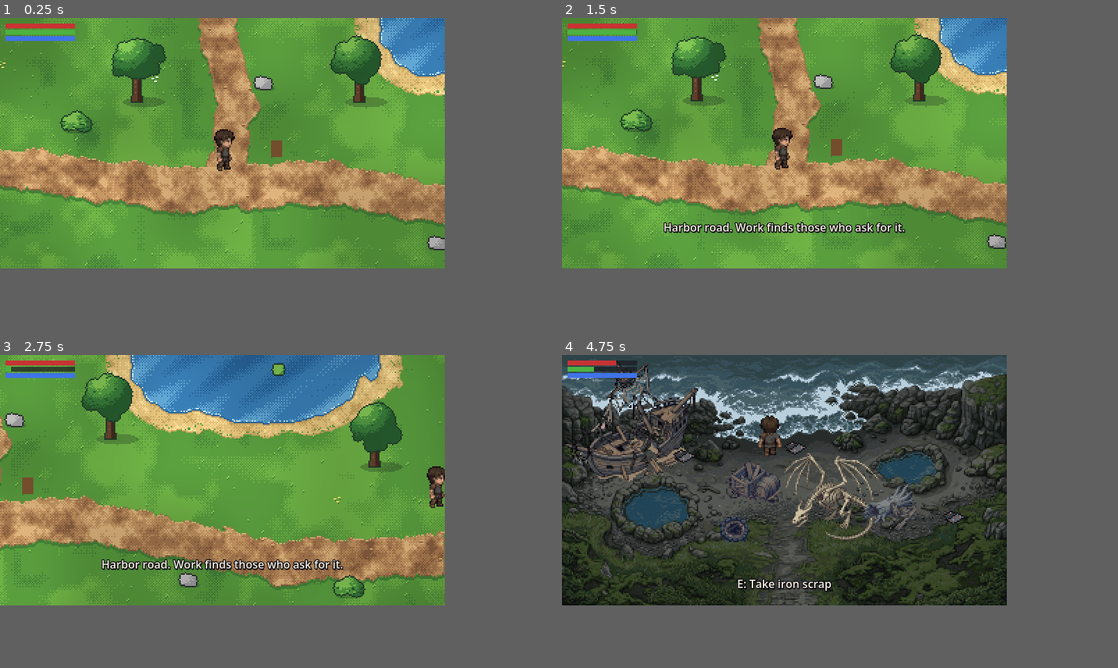
Above: before the commit, frames 1-4 (two rows, left to right).
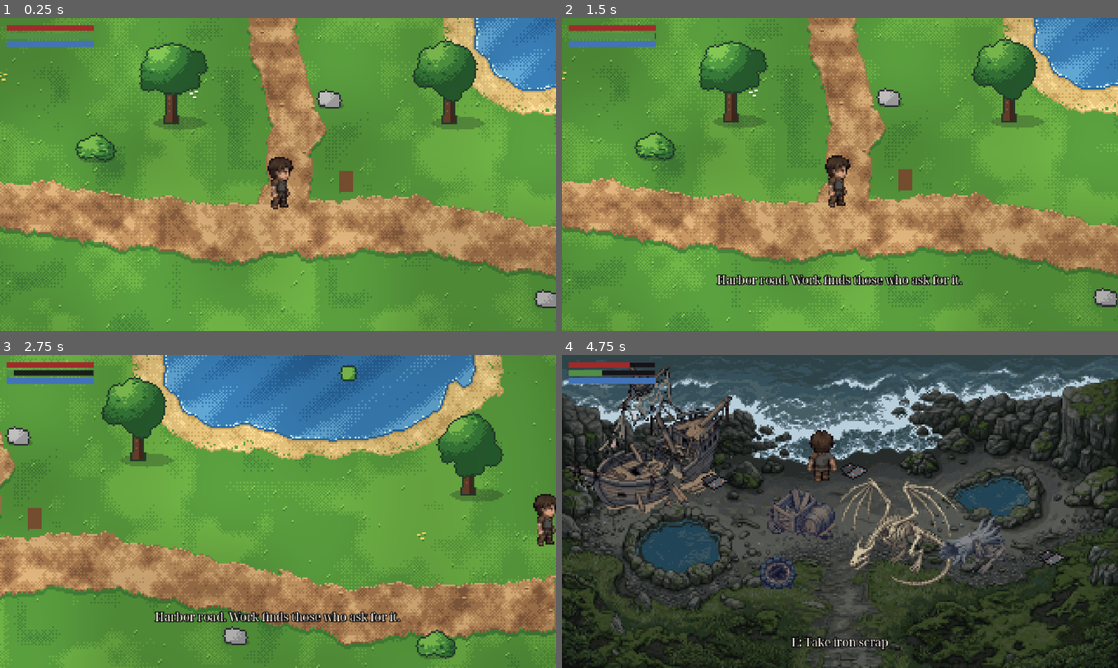
Above: after the commit, the same moments.

Repository: akhil-p-git/Rise-of-the-Wyverns
Game: Godot game, scene res://tests/run_tests.tscn
The game is run twice, just before and just after one commit, with the same random seed, the same clock (stepped at 60 frames per second) and the same inputs. This scene is started directly instead of the project's main scene.
Inputs (mouse positions are in pixels of both pictures, inside the frame that each line leads up to):
- Up to frame 1 (0.25 s): no input
- Up to frame 2 (1.5 s): tap Enter (ui_accept) at 0.5, 0.77 s; move the mouse to (884, 130) at 0.52 s; hold D (move_right) 0.53-1.25 s; hold E (interact) 0.53-1.25 s; click (884, 130) at 0.67 s; drag from (695, 155) to (823, 140) at 1.27 s
- Up to frame 3 (2.75 s): move the mouse to (266, 423) at 2.02 s; hold D (move_right) from 2.03 s (still down); tap 1 at 2.1 s
- Up to frame 4 (4.75 s): release D (move_right) at 2.75 s; drag from (762, 530) to (650, 442) at 2.77 s; move the mouse to (917, 517) at 3.52 s; hold A (move_left) 3.53-4.25 s; hold Shift (sprint) 3.53-4.25 s; tap Enter (ui_accept) at 3.77 s; drag from (650, 442) to (650, 508) at 4.27 s
In our replay, the window is 640x360 before the commit and 800x450 after it. These sizes can differ from the game's own. Grey fills any space a smaller window leaves; there, only what the larger window draws over its background counts as a difference.

The runs differ from the first frame. In frame 1, 57% of the frame differs, in the area x 0-100%, y 0-100%; in frame 2, 58%; in frame 3, 49%; in frame 4, 50%.

Commit message:
feat: add multi-resolution stretch, display settings, and grim theme

Diff:
--- /dev/null
+++ b/assets/ui/grim_theme.tres
@@ -0,0 +1,136 @@
+[gd_resource type="Theme" format=3]
+
+[ext_resource type="FontFile" path="res://assets/ui/NotoSerifDisplay-Medium.ttf" id="1_font"]
+
+[sub_resource type="StyleBoxFlat" id="panel_box"]
+content_margin_left = 10.0
+content_margin_top = 8.0
+content_margin_right = 10.0
+content_margin_bottom = 8.0
+bg_color = Color(0.07, 0.065, 0.09, 0.94)
+border_width_left = 2
+border_width_top = 2
+border_width_right = 2
+border_width_bottom = 2
+border_color = Color(0.58, 0.56, 0.53, 1)
+
+[sub_resource type="StyleBoxFlat" id="btn_normal"]
+content_margin_left = 10.0
+content_margin_top = 4.0
+content_margin_right = 10.0
+content_margin_bottom = 4.0
+bg_color = Color(0.09, 0.085, 0.11, 0.94)
+border_width_left = 1
+border_width_top = 1
+border_width_right = 1
+border_width_bottom = 1
+border_color = Color(0.58, 0.56, 0.53, 1)
+
+[sub_resource type="StyleBoxFlat" id="btn_hover"]
+content_margin_left = 10.0
+content_margin_top = 4.0
+content_margin_right = 10.0
+content_margin_bottom = 4.0
+bg_color = Color(0.15, 0.13, 0.16, 0.96)
+border_width_left = 1
+border_width_top = 1
+border_width_right = 1
+border_width_bottom = 1
+border_color = Color(0.78, 0.64, 0.36, 1)
+
+[sub_resource type="StyleBoxFlat" id="btn_focus"]
+content_margin_left = 10.0
+content_margin_top = 4.0
+content_margin_right = 10.0
+content_margin_bottom = 4.0
+bg_color = Color(0.17, 0.14, 0.13, 0.96)
+border_width_left = 2
+border_width_top = 2
+border_width_right = 2
+border_width_bottom = 2
+border_color = Color(0.78, 0.64, 0.36, 1)
+
+[sub_resource type="StyleBoxFlat" id="btn_pressed"]
+content_margin_left = 10.0
+content_margin_top = 4.0
+content_margin_right = 10.0
+content_margin_bottom = 4.0
+bg_color = Color(0.32, 0.1, 0.11, 0.96)
+border_width_left = 1
+border_width_top = 1
+border_width_right = 1
+border_width_bottom = 1
+border_color = Color(0.78, 0.64, 0.36, 1)
+
+[sub_resource type="StyleBoxFlat" id="btn_disabled"]
+content_margin_left = 10.0
+content_margin_top = 4.0
+content_margin_right = 10.0
+content_margin_bottom = 4.0
+bg_color = Color(0.06, 0.06, 0.07, 0.6)
+border_width_left = 1
+border_width_top = 1
+border_width_right = 1
+border_width_bottom = 1
+border_color = Color(0.24, 0.23, 0.26, 1)
+
+[sub_resource type="StyleBoxFlat" id="slider_bg"]
+content_margin_top = 4.0
+content_margin_bottom = 4.0
+bg_color = Color(0.055, 0.05, 0.07, 0.94)
+border_width_left = 1
+border_width_top = 1
+border_width_right = 1
+border_width_bottom = 1
+border_color = Color(0.58, 0.56, 0.53, 1)
+
+[sub_resource type="StyleBoxFlat" id="slider_fill"]
+content_margin_top = 4.0
+content_margin_bottom = 4.0
+bg_color = Color(0.62, 0.17, 0.17, 1)
+
+[sub_resource type="StyleBoxFlat" id="slider_fill_hi"]
+content_margin_top = 4.0
+content_margin_bottom = 4.0
+bg_color = Color(0.78, 0.64, 0.36, 1)
+
+[sub_resource type="StyleBoxFlat" id="bar_bg"]
+bg_color = Color(0.055, 0.05, 0.07, 0.88)
+border_width_left = 1
+border_width_top = 1
+border_width_right = 1
+border_width_bottom = 1
+border_color = Color(0.24, 0.23, 0.26, 1)
+
+[sub_resource type="StyleBoxFlat" id="bar_fill"]
+bg_color = Color(0.62, 0.17, 0.17, 1)
+
+[resource]
+default_font = ExtResource("1_font")
+default_font_size = 13
+Button/colors/font_color = Color(0.92, 0.89, 0.82, 1)
+Button/colors/font_disabled_color = Color(0.58, 0.56, 0.53, 0.55)
+Button/colors/font_focus_color = Color(0.78, 0.64, 0.36, 1)
+Button/colors/font_hover_color = Color(0.78, 0.64, 0.36, 1)
+Button/colors/font_hover_pressed_color = Color(0.92, 0.89, 0.82, 1)
+Button/colors/font_pressed_color = Color(0.92, 0.89, 0.82, 1)
+Button/font_sizes/font_size = 13
+Button/styles/disabled = SubResource("btn_disabled")
+Button/styles/focus = SubResource("btn_focus")
+Button/styles/hover = SubResource("btn_hover")
+Button/styles/normal = SubResource("btn_normal")
+Button/styles/pressed = SubResource("btn_pressed")
+HSlider/styles/grabber_area = SubResource("slider_fill")
+HSlider/styles/grabber_area_highlight = SubResource("slider_fill_hi")
+HSlider/styles/slider = SubResource("slider_bg")
+Label/colors/font_color = Color(0.92, 0.89, 0.82, 1)
+Label/colors/font_outline_color = Color(0.04, 0.035, 0.055, 1)
+Label/colors/font_shadow_color = Color(0, 0, 0, 0.65)
+Label/constants/outline_size = 4
+Label/constants/shadow_offset_x = 1
+Label/constants/shadow_offset_y = 1
+Label/font_sizes/font_size = 13
+Panel/styles/panel = SubResource("panel_box")
+PanelContainer/styles/panel = SubResource("panel_box")
+ProgressBar/styles/background = SubResource("bar_bg")
+ProgressBar/styles/fill = SubResource("bar_fill")
--- a/project.godot
+++ b/project.godot
@@ -22,7 +22,10 @@
 
 window/size/viewport_width=640
 window/size/viewport_height=360
+window/size/window_width_override=1280
+window/size/window_height_override=720
 window/stretch/mode="canvas_items"
+window/stretch/aspect="keep"
 
 [editor_plugins]
 
@@ -74,3 +77,4 @@
 textures/canvas_textures/default_texture_filter=0
 renderer/rendering_method="gl_compatibility"
 renderer/rendering_method.mobile="gl_compatibility"
+environment/defaults/default_clear_color=Color(0.04, 0.035, 0.055, 1)
--- a/scenes/intro/intro.tscn
+++ b/scenes/intro/intro.tscn
@@ -7,6 +7,7 @@
 [ext_resource type="Texture2D" path="res://assets/intro/ship.png" id="5_ship"]
 [ext_resource type="Texture2D" path="res://assets/intro/ship_broken.png" id="6_broken"]
 [ext_resource type="Texture2D" path="res://assets/intro/raindrop.png" id="8_rain"]
+[ext_resource type="Theme" path="res://assets/ui/grim_theme.tres" id="9_theme"]
 
 [sub_resource type="ShaderMaterial" id="storm_water"]
 shader = ExtResource("4_water")
@@ -96,9 +97,7 @@
 grow_horizontal = 2
 grow_vertical = 0
 modulate = Color(1, 1, 1, 0)
-theme_override_colors/font_color = Color(0.96, 0.94, 0.88, 1)
-theme_override_colors/font_outline_color = Color(0.02, 0.03, 0.06, 1)
-theme_override_constants/outline_size = 5
+theme = ExtResource("9_theme")
 text = "The ship went down with everyone aboard. Everyone but you."
 horizontal_alignment = 1
 vertical_alignment = 1
@@ -115,7 +114,8 @@
 offset_bottom = -6.0
 grow_horizontal = 0
 grow_vertical = 0
-theme_override_colors/font_color = Color(1, 1, 1, 0.45)
+theme = ExtResource("9_theme")
+theme_override_colors/font_color = Color(0.58, 0.56, 0.53, 0.7)
 theme_override_font_sizes/font_size = 11
-text = "Space to skip"
+text = "Space: skip"
 horizontal_alignment = 2
--- a/scenes/ui/dialogue_box.tscn
+++ b/scenes/ui/dialogue_box.tscn
@@ -1,14 +1,7 @@
 [gd_scene format=3]
 
 [ext_resource type="Script" path="res://scripts/ui/dialogue_box.gd" id="1_box"]
-
-[sub_resource type="StyleBoxFlat" id="panel_style"]
-bg_color = Color(0.07, 0.06, 0.09, 0.93)
-border_width_left = 2
-border_width_top = 2
-border_width_right = 2
-border_width_bottom = 2
-border_color = Color(0.55, 0.45, 0.3, 1)
+[ext_resource type="Theme" path="res://assets/ui/grim_theme.tres" id="2_theme"]
 
 [node name="DialogueBox" type="CanvasLayer"]
 layer = 5
@@ -20,12 +13,12 @@
 anchor_right = 1.0
 anchor_bottom = 1.0
 offset_left = 20.0
-offset_top = -122.0
+offset_top = -126.0
 offset_right = -20.0
 offset_bottom = -10.0
 grow_horizontal = 2
 grow_vertical = 0
-theme_override_styles/panel = SubResource("panel_style")
+theme = ExtResource("2_theme")
 
 [node name="Margin" type="MarginContainer" parent="Panel"]
 layout_mode = 2
@@ -40,24 +33,23 @@
 
 [node name="Name" type="Label" parent="Panel/Margin/Box"]
 layout_mode = 2
-theme_override_colors/font_color = Color(0.9, 0.75, 0.45, 1)
+theme_override_colors/font_color = Color(0.78, 0.64, 0.36, 1)
 theme_override_font_sizes/font_size = 13
 
 [node name="Text" type="Label" parent="Panel/Margin/Box"]
-custom_minimum_size = Vector2(0, 46)
+custom_minimum_size = Vector2(0, 44)
 layout_mode = 2
-theme_override_colors/font_color = Color(0.96, 0.94, 0.88, 1)
-theme_override_font_sizes/font_size = 14
+theme_override_font_sizes/font_size = 13
 autowrap_mode = 3
 
 [node name="Choices" type="VBoxContainer" parent="Panel/Margin/Box"]
 visible = false
 layout_mode = 2
-theme_override_constants/separation = 0
+theme_override_constants/separation = 2
 
 [node name="Hint" type="Label" parent="Panel/Margin/Box"]
 visible = false
 layout_mode = 2
-theme_override_colors/font_color = Color(0.6, 0.58, 0.55, 1)
+theme_override_colors/font_color = Color(0.58, 0.56, 0.53, 1)
 theme_override_font_sizes/font_size = 10
 horizontal_alignment = 2
--- a/scenes/ui/hud.tscn
+++ b/scenes/ui/hud.tscn
@@ -1,18 +1,24 @@
 [gd_scene format=3]
 
 [ext_resource type="Script" path="res://scripts/ui/hud.gd" id="1_hud"]
+[ext_resource type="Theme" path="res://assets/ui/grim_theme.tres" id="2_theme"]
 
 [sub_resource type="StyleBoxFlat" id="bar_bg"]
-bg_color = Color(0.1, 0.1, 0.12, 0.7)
+bg_color = Color(0.055, 0.05, 0.07, 0.88)
+border_width_left = 1
+border_width_top = 1
+border_width_right = 1
+border_width_bottom = 1
+border_color = Color(0.24, 0.23, 0.26, 1)
 
 [sub_resource type="StyleBoxFlat" id="fill_health"]
-bg_color = Color(0.78, 0.2, 0.2, 1)
+bg_color = Color(0.62, 0.17, 0.17, 1)
 
 [sub_resource type="StyleBoxFlat" id="fill_stamina"]
-bg_color = Color(0.3, 0.7, 0.25, 1)
+bg_color = Color(0.32, 0.56, 0.28, 1)
 
 [sub_resource type="StyleBoxFlat" id="fill_mana"]
-bg_color = Color(0.25, 0.45, 0.9, 1)
+bg_color = Color(0.26, 0.45, 0.72, 1)
 
 [node name="Hud" type="CanvasLayer"]
 script = ExtResource("1_hud")
@@ -22,6 +28,7 @@
 offset_top = 8.0
 offset_right = 108.0
 offset_bottom = 34.0
+theme = ExtResource("2_theme")
 theme_override_constants/separation = 2
 
 [node name="Health" type="ProgressBar" parent="Bars"]
@@ -57,12 +64,7 @@
 offset_bottom = -46.0
 grow_horizontal = 2
 grow_vertical = 0
-theme_override_colors/font_color = Color(0.96, 0.94, 0.88, 1)
-theme_override_colors/font_outline_color = Color(0.05, 0.04, 0.07, 1)
-theme_override_colors/font_shadow_color = Color(0, 0, 0, 0.6)
-theme_override_constants/outline_size = 5
-theme_override_constants/shadow_offset_x = 1
-theme_override_constants/shadow_offset_y = 2
+theme = ExtResource("2_theme")
 horizontal_alignment = 1
 vertical_alignment = 1
 autowrap_mode = 3
@@ -76,12 +78,7 @@
 offset_bottom = -20.0
 grow_horizontal = 2
 grow_vertical = 0
-theme_override_colors/font_color = Color(0.96, 0.94, 0.88, 1)
-theme_override_colors/font_outline_color = Color(0.05, 0.04, 0.07, 1)
-theme_override_colors/font_shadow_color = Color(0, 0, 0, 0.6)
-theme_override_constants/outline_size = 5
-theme_override_constants/shadow_offset_x = 1
-theme_override_constants/shadow_offset_y = 2
+theme = ExtResource("2_theme")
 horizontal_alignment = 1
 vertical_alignment = 1
 
@@ -97,12 +94,7 @@
 offset_right = -8.0
 offset_bottom = 60.0
 grow_horizontal = 0
-theme_override_colors/font_color = Color(0.96, 0.94, 0.88, 1)
-theme_override_colors/font_outline_color = Color(0.05, 0.04, 0.07, 1)
-theme_override_colors/font_shadow_color = Color(0, 0, 0, 0.6)
-theme_override_constants/outline_size = 5
-theme_override_constants/shadow_offset_x = 1
-theme_override_constants/shadow_offset_y = 2
+theme = ExtResource("2_theme")
 theme_override_font_sizes/font_size = 11
 horizontal_alignment = 2
 autowrap_mode = 3
--- a/scenes/world/crossholm_road.tscn
+++ b/scenes/world/crossholm_road.tscn
@@ -237,7 +237,7 @@
 collision_mask = 1
 script = ExtResource("14_script")
 flag = "reached_crossholm"
-message = "Crossholm, at last: torches, spears and a gate that does not open. The captain will hear you out. (This is as far as the story goes so far.)"
+message = "Crossholm, at last: torches, spears and a gate that does not open. The captain will hear you out."
 
 [node name="Shape" type="CollisionShape2D" parent="Zones/GateZone"]
 shape = SubResource("rectangleshape2d_10")
--- a/scripts/game/game.gd
+++ b/scripts/game/game.gd
@@ -1,12 +1,16 @@
 extends Node
-## Autoload. Holds what must survive scene changes (story state, the player's stats) and
-## moves the player between scenes with a fade.
+## Autoload. Holds what must survive scene changes (story state, the player's stats,
+## display settings) and moves the player between scenes with a fade.
 
 const STORY_PATH := "res://data/story.json"
+const SETTINGS_PATH := "user://settings.cfg"
+const THEME_PATH := "res://assets/ui/grim_theme.tres"
 const FADE_SECONDS := 0.35
 
 var state: GameState
 var stats := Stats.new()
+var fullscreen := false
+var vsync := true
 
 var _spawn := ""
 var _changing := false
@@ -15,6 +19,10 @@
 
 func _ready() -> void:
 	reset()
+	load_settings()
+	var theme := load(THEME_PATH) as Theme
+	if theme and get_tree() and get_tree().root:
+		get_tree().root.theme = theme
 	var layer := CanvasLayer.new()
 	layer.layer = 100
 	_fade.color = Color(0, 0, 0, 0)
@@ -24,11 +32,74 @@
 	add_child(layer)
 
 
+func _unhandled_input(event: InputEvent) -> void:
+	if event is InputEventKey and event.pressed and not event.echo:
+		if event.keycode == KEY_F11 or (event.keycode == KEY_ENTER and event.alt_pressed):
+			get_viewport().set_input_as_handled()
+			toggle_fullscreen()
+
+
 ## Starts a fresh game: no flags, no items, no quests, full health.
 func reset() -> void:
 	state = GameState.new(StoryData.load_json(STORY_PATH))
 	stats = Stats.new()
 	_spawn = ""
+
+
+func set_fullscreen(enabled: bool, path := SETTINGS_PATH) -> void:
+	fullscreen = enabled
+	_apply_display_settings()
+	save_settings(path)
+
+
+func toggle_fullscreen(path := SETTINGS_PATH) -> void:
+	set_fullscreen(not fullscreen, path)
+
+
+func set_vsync(enabled: bool, path := SETTINGS_PATH) -> void:
+	vsync = enabled
+	_apply_display_settings()
+	save_settings(path)
+
+
+func toggle_vsync(path := SETTINGS_PATH) -> void:
+	set_vsync(not vsync, path)
+
+
+func save_settings(path := SETTINGS_PATH) -> void:
+	var cfg := ConfigFile.new()
+	cfg.load(path)
+	cfg.set_value("display", "fullscreen", fullscreen)
+	cfg.set_value("display", "vsync", vsync)
+	cfg.save(path)
+
+
+func load_settings(path := SETTINGS_PATH) -> void:
+	var cfg := ConfigFile.new()
+	if cfg.load(path) == OK:
+		fullscreen = bool(cfg.get_value("display", "fullscreen", false))
+		vsync = bool(cfg.get_value("display", "vsync", true))
+	else:
+		fullscreen = false
+		vsync = true
+	_apply_display_settings()
+
+
+func _apply_display_settings() -> void:
+	if DisplayServer.get_name() == "headless":
+		return
+	var target_mode := (
+		DisplayServer.WINDOW_MODE_FULLSCREEN
+		if fullscreen
+		else DisplayServer.WINDOW_MODE_WINDOWED
+	)
+	if DisplayServer.window_get_mode() != target_mode:
+		DisplayServer.window_set_mode(target_mode)
+	var target_vsync := (
+		DisplayServer.VSYNC_ENABLED if vsync else DisplayServer.VSYNC_DISABLED
+	)
+	if DisplayServer.window_get_vsync_mode() != target_vsync:
+		DisplayServer.window_set_vsync_mode(target_vsync)
 
 
 ## Fades out, loads the scene, and fades in; the new scene calls `take_spawn()` to find its
--- a/scripts/ui/dialogue_box.gd
+++ b/scripts/ui/dialogue_box.gd
@@ -98,7 +98,6 @@
 		var button := Button.new()
 		button.text = "%d. %s" % [i + 1, options[i]["text"]]
 		button.alignment = HORIZONTAL_ALIGNMENT_LEFT
-		button.flat = true
 		button.pressed.connect(_choose.bind(i))
 		_choices.add_child(button)
 	_choices.show()
--- /dev/null
+++ b/scripts/ui/grim_palette.gd
@@ -0,0 +1,21 @@
+class_name GrimPalette
+extends RefCounted
+## Single source of truth for the grim UI color palette (ash, bone, tarnished gold,
+## dried blood, near-black panels). Matches assets/ui/grim_theme.tres.
+
+const NEAR_BLACK := Color(0.055, 0.05, 0.07, 0.94)
+const PANEL_BG := Color(0.07, 0.065, 0.09, 0.94)
+const BUTTON_BG := Color(0.09, 0.085, 0.11, 0.94)
+const BUTTON_HOVER_BG := Color(0.15, 0.13, 0.16, 0.96)
+const BUTTON_FOCUS_BG := Color(0.17, 0.14, 0.13, 0.96)
+const BUTTON_PRESSED_BG := Color(0.32, 0.10, 0.11, 0.96)
+const BUTTON_DISABLED_BG := Color(0.06, 0.06, 0.07, 0.60)
+
+const BONE := Color(0.92, 0.89, 0.82, 1.0)
+const ASH := Color(0.58, 0.56, 0.53, 1.0)
+const ASH_DARK := Color(0.24, 0.23, 0.26, 1.0)
+const TARNISHED_GOLD := Color(0.78, 0.64, 0.36, 1.0)
+const DRIED_BLOOD := Color(0.62, 0.17, 0.17, 1.0)
+const STAMINA_MOSS := Color(0.32, 0.56, 0.28, 1.0)
+const MANA_SLATE := Color(0.26, 0.45, 0.72, 1.0)
+const OUTLINE_DARK := Color(0.04, 0.035, 0.055, 1.0)
--- a/tests/run_tests.gd
+++ b/tests/run_tests.gd
@@ -12,6 +12,7 @@
 func _ready() -> void:
 	await get_tree().process_frame
 	test_stats()
+	test_settings_and_theme()
 	test_logic_and_data()
 	await test_town_scenes()
 	await test_room()
@@ -70,6 +71,32 @@
 	eq(m.mana, 30.0, "mana after spend")
 	m.tick(1.0)
 	check(m.mana > 30.0, "mana regenerates")
+
+
+func test_settings_and_theme() -> void:
+	var cfg_path := "user://test_settings.cfg"
+	Game.set_fullscreen(true, cfg_path)
+	Game.set_vsync(false, cfg_path)
+	Game.fullscreen = false
+	Game.vsync = true
+	Game.load_settings(cfg_path)
+	eq(Game.fullscreen, true, "fullscreen setting round-trips through ConfigFile")
+	eq(Game.vsync, false, "vsync setting round-trips through ConfigFile")
+	Game.toggle_fullscreen(cfg_path)
+	Game.toggle_vsync(cfg_path)
+	eq(Game.fullscreen, false, "toggle_fullscreen flips fullscreen back to false")
+	eq(Game.vsync, true, "toggle_vsync flips vsync back to true")
+	DirAccess.remove_absolute(ProjectSettings.globalize_path(cfg_path))
+
+	var theme := load("res://assets/ui/grim_theme.tres") as Theme
+	check(theme != null, "grim_theme.tres loads as Theme")
+	if theme:
+		check(theme.default_font != null, "grim_theme has default_font")
+		for state_name: String in ["normal", "hover", "focus", "pressed", "disabled"]:
+			check(theme.has_stylebox(state_name, "Button"), "grim_theme Button has %s stylebox" % state_name)
+		for slider_style: String in ["slider", "grabber_area", "grabber_area_highlight"]:
+			check(theme.has_stylebox(slider_style, "HSlider"), "grim_theme HSlider has %s stylebox" % slider_style)
+		check(theme.has_stylebox("panel", "PanelContainer"), "grim_theme PanelContainer has panel stylebox")
 
 
 func physics_frames(n: int) -> void:
Binary file added: assets/ui/NotoSerifDisplay-Medium.ttf
Not shown, added: assets/ui/NotoSerifDisplay-Medium.ttf.import
Not shown, added: assets/ui/OFL.txt
Not shown, added: scripts/ui/grim_palette.gd.uid
Not shown, changed: ASSETS.md
Not shown, changed: tools/gen_town_scenes.py
